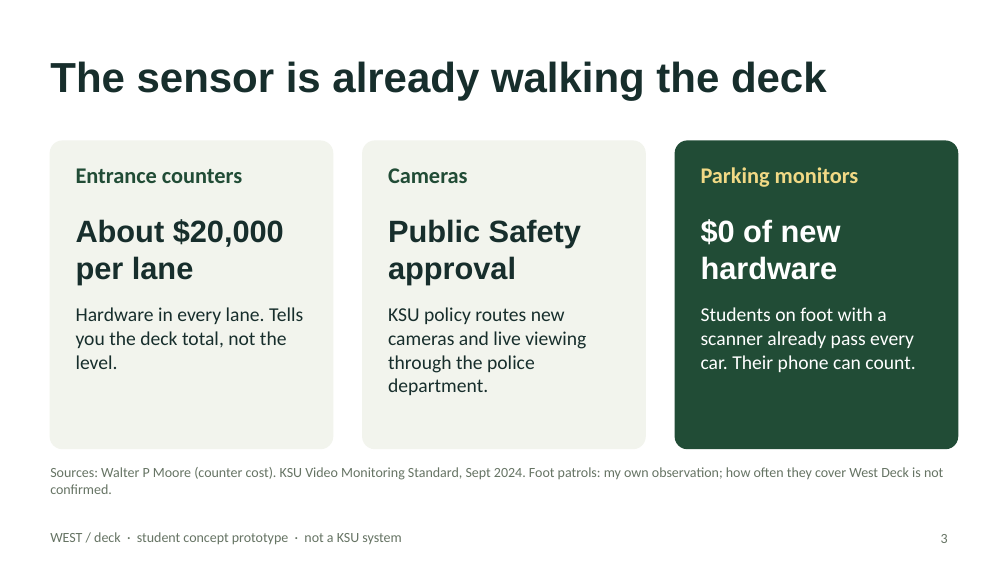
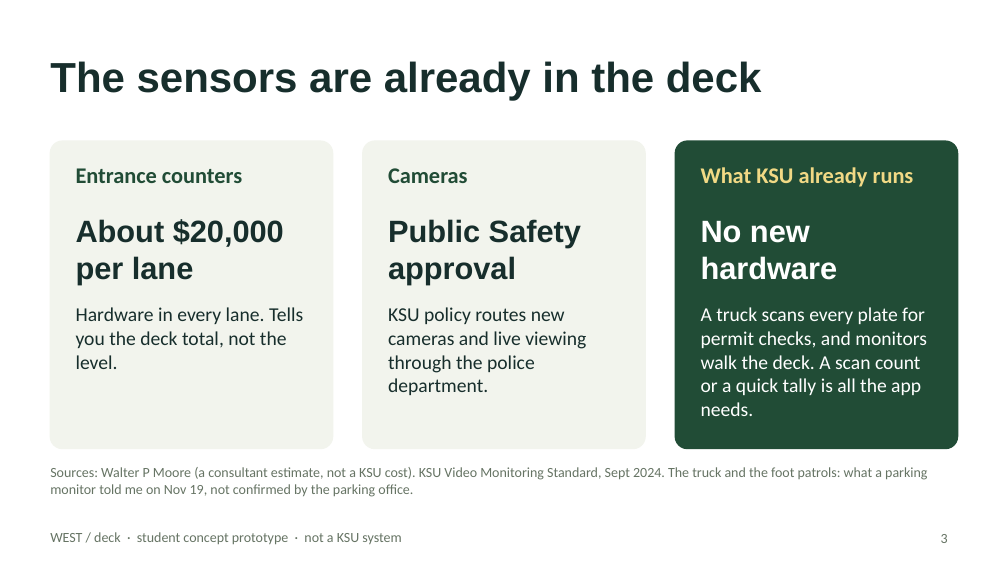
Before and after one commit to boots59/park.ai, a slide deck: slide 3 of submission/WEST-deck-pitch-DRAFT.pptx. Drawn at 1008x567 pixels with LibreOffice and Linux fonts; fonts in the diff are those of the drawing. Boxes give left, top, right and bottom in pixels: in the first picture for what was removed or moved away, otherwise in the second. Text is boxed around its words. In the diff, an @@ line names an element or a change of style, - is before the commit and + after.

```diff
--- a/submission/WEST-deck-pitch-DRAFT.pptx
+++ b/submission/WEST-deck-pitch-DRAFT.pptx
@@ title at box(50, 61, 762, 100): text changed @@
-The sensor is already walking the deck
+The sensors are already in the deck
@@ text at box(701, 167, 914, 187): text changed @@
-Parking monitors
+What KSU already runs
@@ text at box(701, 220, 838, 280): text changed @@
-$0 of new hardware
+No new hardware
@@ text at box(701, 307, 927, 416): text changed @@
-Students on foot with a scanner already pass every car. Their phone can count.
+A truck scans every plate for permit checks, and monitors walk the deck. A scan count or a quick tally is all the app needs.
@@ text at box(50, 467, 927, 497): text changed @@
-Sources: Walter P Moore (counter cost). KSU Video Monitoring Standard, Sept 2024. Foot patrols: my own observation; how often they cover West Deck is not confirmed.
+Sources: Walter P Moore (a consultant estimate, not a KSU cost). KSU Video Monitoring Standard, Sept 2024. The truck and the foot patrols: what a parking monitor told me on Nov 19, not confirmed by the parking office.
```
Also in this commit, not shown: 1 other slide changed, 3 other files.
